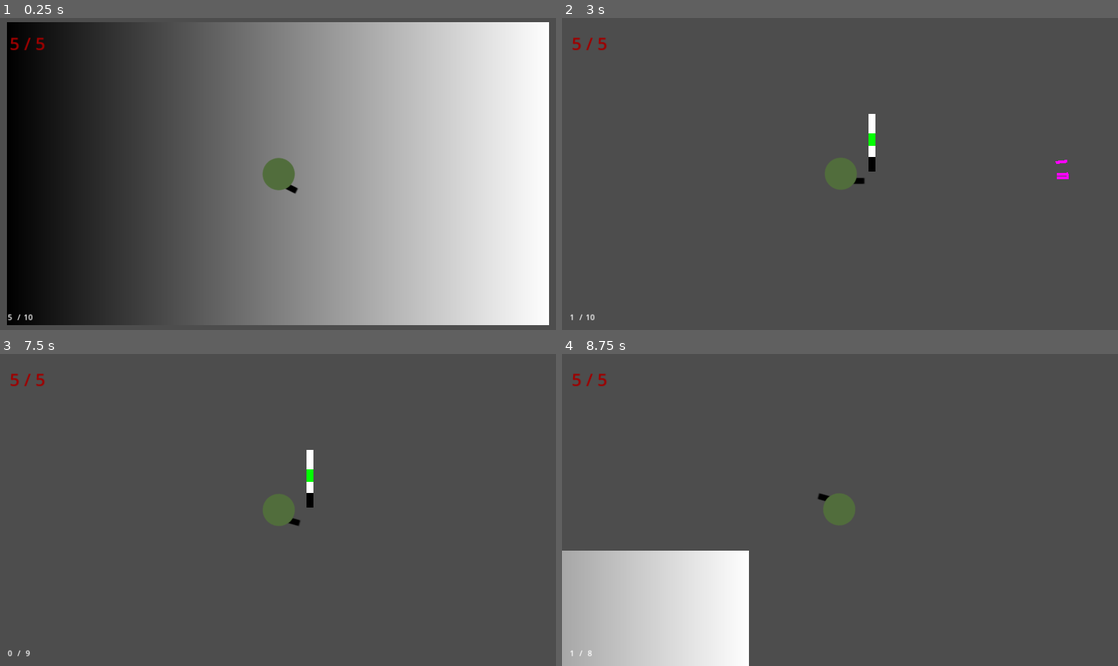
Above: before the commit, frames 1-4 (two rows, left to right).
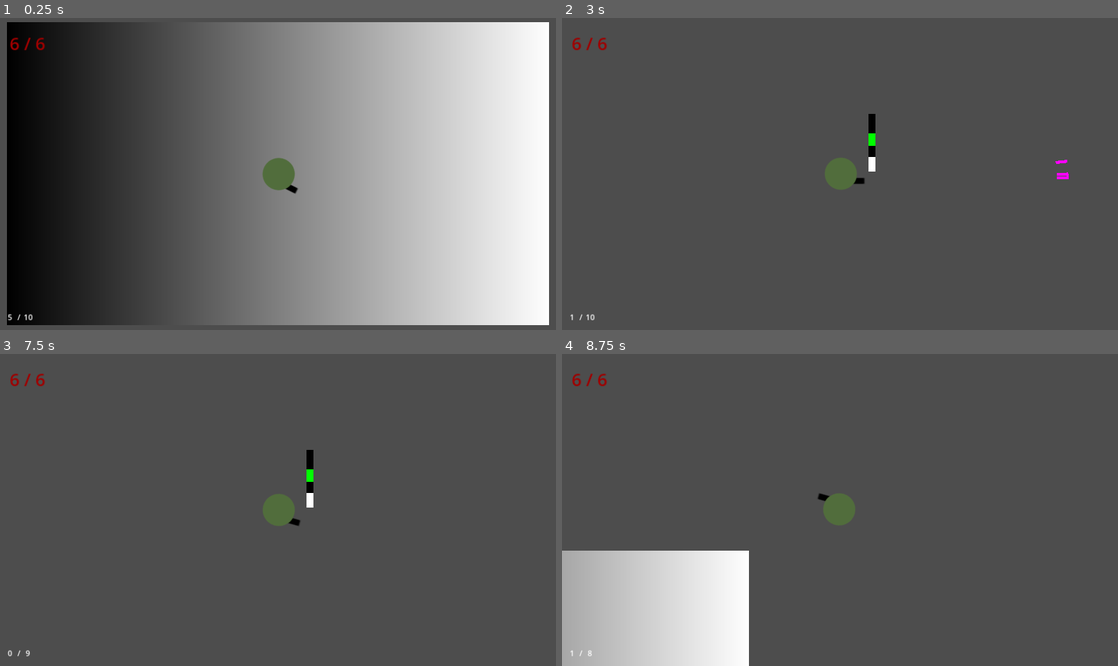
Above: after the commit, the same moments.

Repository: GrandOichii/neon-skies-godot
Game: Godot game, scene res://scenes/root.tscn
The game is run twice, just before and just after one commit, with the same random seed, the same clock (stepped at 60 frames per second) and the same inputs.
Inputs (mouse positions are in pixels of both pictures, inside the frame that each line leads up to):
- Up to frame 1 (0.25 s): no input
- Up to frame 2 (3 s): tap Enter at 0.5 s; move the mouse to (812, 236) at 0.52 s; press the mouse at (812, 236) at 0.53 s; hold W (up) 0.53-2.03 s; move the mouse to (1006, 220) at 1.27 s; release the mouse at (1006, 220) at 1.28 s; click (1006, 220) at 1.35 s; move the mouse to (673, 127) at 2.02 s; press the mouse at (673, 127) at 2.03 s; hold A (left) from 2.03 s (still down); tap Space (reload) at 2.75 s; move the mouse to (867, 174) at 2.77 s; release the mouse at (867, 174) at 2.78 s; click (867, 174) at 2.85 s
- Up to frame 3 (7.5 s): move the mouse to (194, 432) at 3.52 s; release A (left) at 3.53 s; press the mouse at (194, 432) at 3.53 s; hold S (down) 3.53-4.28 s; move the mouse to (400, 494) at 4.27 s; release the mouse at (400, 494) at 4.28 s; hold D (right) 4.28-5.03 s; click (400, 494) at 4.35 s; move the mouse to (166, 525) at 5.02 s; press the mouse at (166, 525) at 5.03 s; hold W (up) 5.03-5.78 s; move the mouse to (333, 441) at 5.77 s; release the mouse at (333, 441) at 5.78 s; hold D (right) from 5.78 s (still down); click (333, 441) at 5.85 s; tap Enter at 6.5 s; move the mouse to (250, 572) at 6.52 s; press the mouse at (250, 572) at 6.53 s; tap Space (reload) at 7.25 s; move the mouse to (444, 556) at 7.27 s; release the mouse at (444, 556) at 7.28 s; click (444, 556) at 7.35 s
- Up to frame 4 (8.75 s): move the mouse to (673, 463) at 8.02 s; release D (right) at 8.03 s; press the mouse at (673, 463) at 8.03 s; hold S (down) from 8.03 s (still down)

The runs differ from the first frame. In frame 1, less than 0.1% of the frame differs, in the area x 1-8%, y 6-11%; in frame 2, 0.2%, in the area x 1-57%, y 6-50%; in frame 3, 0.2%; in frame 4, less than 0.1%.

Commit message:
Added basic abilities and implants

Diff:
--- /dev/null
+++ b/abilities/Ability.gd
@@ -0,0 +1,18 @@
+extends Node
+class_name Ability
+
+#
+# vars
+#
+
+var parent: Node
+
+#
+# methods
+#
+
+func activate():
+	pass
+
+func deactivate():
+	pass
--- /dev/null
+++ b/abilities/ActivatedAbility.gd
@@ -0,0 +1,38 @@
+extends Ability
+class_name ActivatedAbility
+
+#
+# signals
+#
+
+signal started
+signal ended
+
+#
+# exports
+#
+
+@export var player_input: String
+
+#
+# private vars
+#
+
+var _active: bool = false
+
+#
+# methods
+#
+
+func do():
+	if _active: return
+
+	_active = true
+	start_ability()
+
+func start_ability():
+	started.emit()
+
+func end_ability():
+	ended.emit()
+	_active = false
--- /dev/null
+++ b/abilities/StaticAbility.gd
@@ -0,0 +1,2 @@
+extends Ability
+class_name StaticAbility
--- /dev/null
+++ b/abilities/dash/Dash.gd
@@ -0,0 +1,40 @@
+extends ActivatedAbility
+
+#
+# exports
+#
+
+@export var speed_mod: float
+@export var duration: float
+
+#
+# nodes
+#
+
+@onready var end_timer_node: Timer = %EndTimer
+
+#
+# methods
+#
+
+func _ready():
+	end_timer_node.wait_time = duration
+
+func start_ability():
+	super.start_ability()
+	# TODO bad, can't use with AI, think of something different
+	(parent as Player).speed += speed_mod
+	end_timer_node.start()
+
+	# TODO
+
+func end_ability():
+	super.end_ability()
+	(parent as Player).speed -= speed_mod
+
+#
+# signal connections
+#
+
+func _on_end_timer_timeout():
+	end_ability()
--- /dev/null
+++ b/abilities/dash/Dash.tscn
@@ -0,0 +1,15 @@
+[gd_scene load_steps=2 format=3 uid="uid://bmuicgl05pfvr"]
+
+[ext_resource type="Script" path="res://abilities/dash/Dash.gd" id="1_uhti1"]
+
+[node name="Dash" type="Node"]
+script = ExtResource("1_uhti1")
+speed_mod = 700.0
+duration = 0.5
+player_input = "a-dash"
+
+[node name="EndTimer" type="Timer" parent="."]
+unique_name_in_owner = true
+one_shot = true
+
+[connection signal="timeout" from="EndTimer" to="." method="_on_end_timer_timeout"]
--- /dev/null
+++ b/abilities/max-health-increase/MaxHealthIncrease.gd
@@ -0,0 +1,17 @@
+extends StaticAbility
+
+#
+# exports
+#
+
+@export var increase: int
+
+func activate():
+	super.activate()
+	var health = parent.get_node('Health') as Health
+	health.max_health += increase
+
+func deactivate():
+	super.deactivate()
+	var health = parent.get_node('Health') as Health
+	health.max_health -= increase
--- /dev/null
+++ b/abilities/max-health-increase/MaxHealthIncrease.tscn
@@ -0,0 +1,7 @@
+[gd_scene load_steps=2 format=3 uid="uid://fe4ct6svmhih"]
+
+[ext_resource type="Script" path="res://abilities/max-health-increase/MaxHealthIncrease.gd" id="1_o31su"]
+
+[node name="MaxHealthIncrease" type="Node"]
+script = ExtResource("1_o31su")
+increase = 1
--- /dev/null
+++ b/implants/CoreEnhancer.tres
@@ -0,0 +1,11 @@
+[gd_resource type="Resource" script_class="Implant" load_steps=3 format=3 uid="uid://b5xixbmjqm6cf"]
+
+[ext_resource type="Script" path="res://implants/Implant.gd" id="1_7qkn7"]
+[ext_resource type="PackedScene" uid="uid://fe4ct6svmhih" path="res://abilities/max-health-increase/MaxHealthIncrease.tscn" id="1_uofcp"]
+
+[resource]
+script = ExtResource("1_7qkn7")
+name = "CoreEnhancer"
+desciption = "Enhancer the user's armor, allowing to survive one more hit before flatlining."
+slot = 1
+ablities = Array[PackedScene]([ExtResource("1_uofcp")])
--- /dev/null
+++ b/implants/Dash1.tres
@@ -0,0 +1,11 @@
+[gd_resource type="Resource" script_class="Implant" load_steps=3 format=3 uid="uid://q217aef3wn82"]
+
+[ext_resource type="Script" path="res://implants/Implant.gd" id="1_gkmmh"]
+[ext_resource type="PackedScene" uid="uid://bmuicgl05pfvr" path="res://abilities/dash/Dash.tscn" id="1_h1nni"]
+
+[resource]
+script = ExtResource("1_gkmmh")
+name = "Dash1"
+desciption = "Allows the user to enhance their movement speed for a very short amount of time."
+slot = 3
+ablities = Array[PackedScene]([ExtResource("1_h1nni")])
--- /dev/null
+++ b/implants/Implant.gd
@@ -0,0 +1,23 @@
+extends Resource
+class_name  Implant
+
+enum Slot { Head, Torso, Arms, Legs }
+
+#
+# exports
+#
+
+@export var name: String
+@export_multiline var desciption: String
+@export var slot: Slot
+@export var ablities: Array[PackedScene]
+
+#
+# methods
+#
+#
+#func install():
+#	pass
+#
+#func uninstall():
+#	pass
--- /dev/null
+++ b/implants/ImplantController.gd
@@ -0,0 +1,82 @@
+extends Node
+class_name ImplantController
+
+#
+# signals
+#
+
+signal implant_installed(slot: Implant.Slot, implant: Implant)
+signal implant_uninstalled(slot: Implant.Slot, implant: Implant)
+
+#
+# exports
+#
+
+@export var implant_slots: Array[ImplantSlot]
+@export var parent: Node
+
+#
+# nodes
+#
+
+@onready var abilities_node: Node = %Abilities
+
+#
+# private vars
+#
+
+var _slots: Dictionary = {}
+var _implant_abilities: Dictionary = {}
+
+#
+# methods
+#
+
+func _ready():
+	# initial install
+	for slot in implant_slots:
+		if slot.implant == null: continue
+		install(slot.slot, slot.implant)
+
+func install(slot: Implant.Slot, implant: Implant):
+	_slots[slot] = implant
+
+	# add abilities
+	var ability_arr = []
+	for ability_template in implant.ablities:
+		var ability = ability_template.instantiate() as Ability
+		# TODO doesn't work
+		ability.parent = parent
+		ability.activate()
+		ability_arr.push_front(ability)
+		abilities_node.add_child(ability)
+	_implant_abilities[implant] = ability_arr
+
+	implant_installed.emit(slot, implant)
+
+func uninstall(slot: Implant.Slot):
+	var implant = _slots[slot]
+	if implant == null:
+		push_warning('Tried to uninstall from empty slot ' + str(slot))
+		return
+	_slots[slot] = null
+
+	# remove abilities
+	for ability in _implant_abilities[implant]:
+		ability.deactivate(parent)
+		ability.queue_free()
+	_implant_abilities.erase(implant)
+
+
+	implant_uninstalled.emit(slot, implant)
+
+func get_activated_abilities() -> Array[ActivatedAbility]:
+	var result: Array[ActivatedAbility] = []
+
+	for a_list in _implant_abilities.values():
+		for ability in a_list:
+			if not ability is ActivatedAbility:
+				continue
+			result.push_back(ability)
+
+	return result
--- /dev/null
+++ b/implants/ImplantSlot.gd
@@ -0,0 +1,5 @@
+extends Resource
+class_name ImplantSlot
+
+@export var slot: Implant.Slot
+@export var implant: Implant
--- a/player/Player.gd
+++ b/player/Player.gd
@@ -1,4 +1,5 @@
 extends CharacterBody2D
+class_name Player
 
 #
 # exports
@@ -10,15 +11,24 @@
 # nodes
 #
 
-@onready var sprite: Sprite2D = %Sprite
+@onready var sprite_node: Sprite2D = %Sprite
+@onready var implants_node: ImplantController = %Implants
 
 #
 # methods
 #
 
 func _physics_process(delta):
-	sprite.look_at(get_global_mouse_position())
+	sprite_node.look_at(get_global_mouse_position())
 	var direction = Input.get_vector("left", "right", "up", "down")
 	velocity = direction * speed
 
 	move_and_slide()
+
+func _input(event):
+	var activated = implants_node.get_activated_abilities()
+	for ability in activated:
+		if not event.is_action_pressed(ability.player_input):
+			continue
+		ability.do()
+		return
--- a/player/Player.tscn
+++ b/player/Player.tscn
@@ -6,9 +6,27 @@
 [ext_resource type="Resource" uid="uid://xwt8g2o1o5le" path="res://resources/guns/PumpAction1.tres" id="4_b7a02"]
 [ext_resource type="Script" path="res://player/ReloadMeter.gd" id="5_q18yv"]
 [ext_resource type="PackedScene" uid="uid://deaspur4nhhwy" path="res://common/Health.tscn" id="6_d1hsl"]
+[ext_resource type="Script" path="res://implants/ImplantController.gd" id="7_djh2f"]
+[ext_resource type="Script" path="res://implants/ImplantSlot.gd" id="8_hdkrs"]
+[ext_resource type="Resource" uid="uid://b5xixbmjqm6cf" path="res://implants/CoreEnhancer.tres" id="9_0kr87"]
+[ext_resource type="Resource" uid="uid://q217aef3wn82" path="res://implants/Dash1.tres" id="10_3px4w"]
 
 [sub_resource type="CircleShape2D" id="CircleShape2D_mom44"]
 radius = 38.6394
+
+[sub_resource type="Resource" id="Resource_q6rmd"]
+script = ExtResource("8_hdkrs")
+slot = 0
+
+[sub_resource type="Resource" id="Resource_68lif"]
+script = ExtResource("8_hdkrs")
+slot = 1
+implant = ExtResource("9_0kr87")
+
+[sub_resource type="Resource" id="Resource_xnqku"]
+script = ExtResource("8_hdkrs")
+slot = 3
+implant = ExtResource("10_3px4w")
 
 [node name="Player" type="CharacterBody2D"]
 script = ExtResource("1_4g8ct")
@@ -40,7 +58,7 @@
 offset_right = 74.0
 offset_bottom = -4.0
 script = ExtResource("5_q18yv")
-bg_color = Color(1, 1, 1, 1)
+fg_color = Color(1, 1, 1, 1)
 hot_reload_color = Color(0, 1, 0, 1)
 failed_hot_reload_color = Color(0.780392, 0, 0, 1)
 
@@ -79,5 +97,14 @@
 
 [node name="Health" parent="." instance=ExtResource("6_d1hsl")]
 
+[node name="Implants" type="Node" parent="." node_paths=PackedStringArray("parent")]
+unique_name_in_owner = true
+script = ExtResource("7_djh2f")
+implant_slots = Array[ExtResource("8_hdkrs")]([SubResource("Resource_q6rmd"), SubResource("Resource_68lif"), SubResource("Resource_xnqku")])
+parent = NodePath("..")
+
+[node name="Abilities" type="Node" parent="Implants"]
+unique_name_in_owner = true
+
 [connection signal="ejected" from="ReloadMeter" to="Sprite/AttackController" method="_on_reload_meter_ejected"]
 [connection signal="reloaded" from="ReloadMeter" to="Sprite/AttackController" method="_on_reload_meter_reloaded"]
--- a/project.godot
+++ b/project.godot
@@ -59,6 +59,11 @@
 "events": [Object(InputEventKey,"resource_local_to_scene":false,"resource_name":"","device":-1,"window_id":0,"alt_pressed":false,"shift_pressed":false,"ctrl_pressed":false,"meta_pressed":false,"pressed":false,"keycode":0,"physical_keycode":32,"key_label":0,"unicode":32,"echo":false,"script":null)
 ]
 }
+a-dash={
+"deadzone": 0.5,
+"events": [Object(InputEventKey,"resource_local_to_scene":false,"resource_name":"","device":-1,"window_id":0,"alt_pressed":false,"shift_pressed":false,"ctrl_pressed":false,"meta_pressed":false,"pressed":false,"keycode":0,"physical_keycode":4194325,"key_label":0,"unicode":0,"echo":false,"script":null)
+]
+}
 
 [rendering]
 
--- a/resources/guns/PumpAction1.tres
+++ b/resources/guns/PumpAction1.tres
@@ -9,7 +9,7 @@
 description = "Test for pump action weapons."
 bullet_template = ExtResource("1_kwkb8")
 fire_mode = 2
-fire_interval = 0.4
+fire_interval = 0.2
 magazine_size = 5
 max_deviation = 90.0
 deviation_decrease_per_second = 20.0
Not shown: 1 places in player/Player.tscn that only renumber resources
